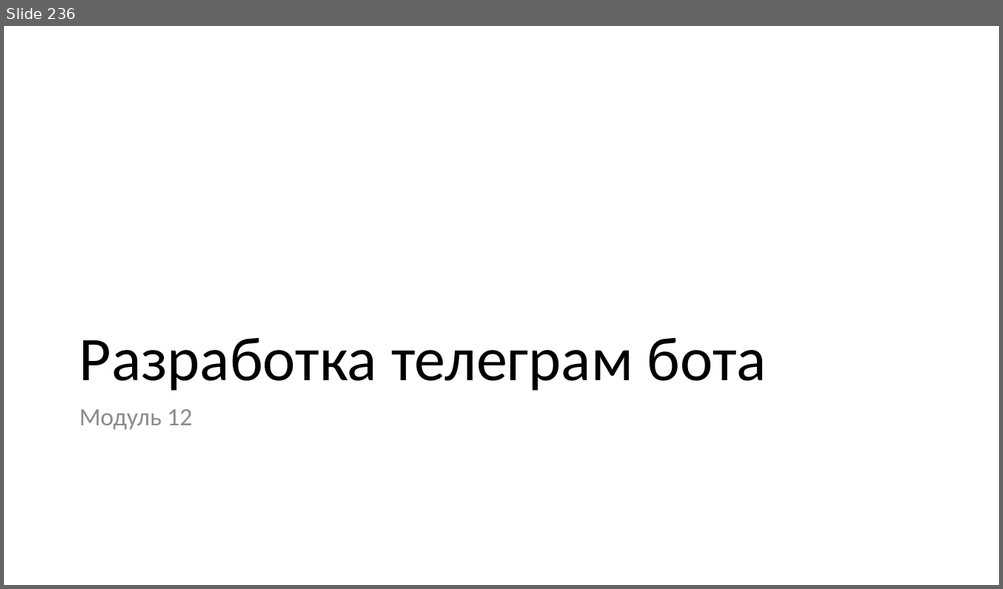
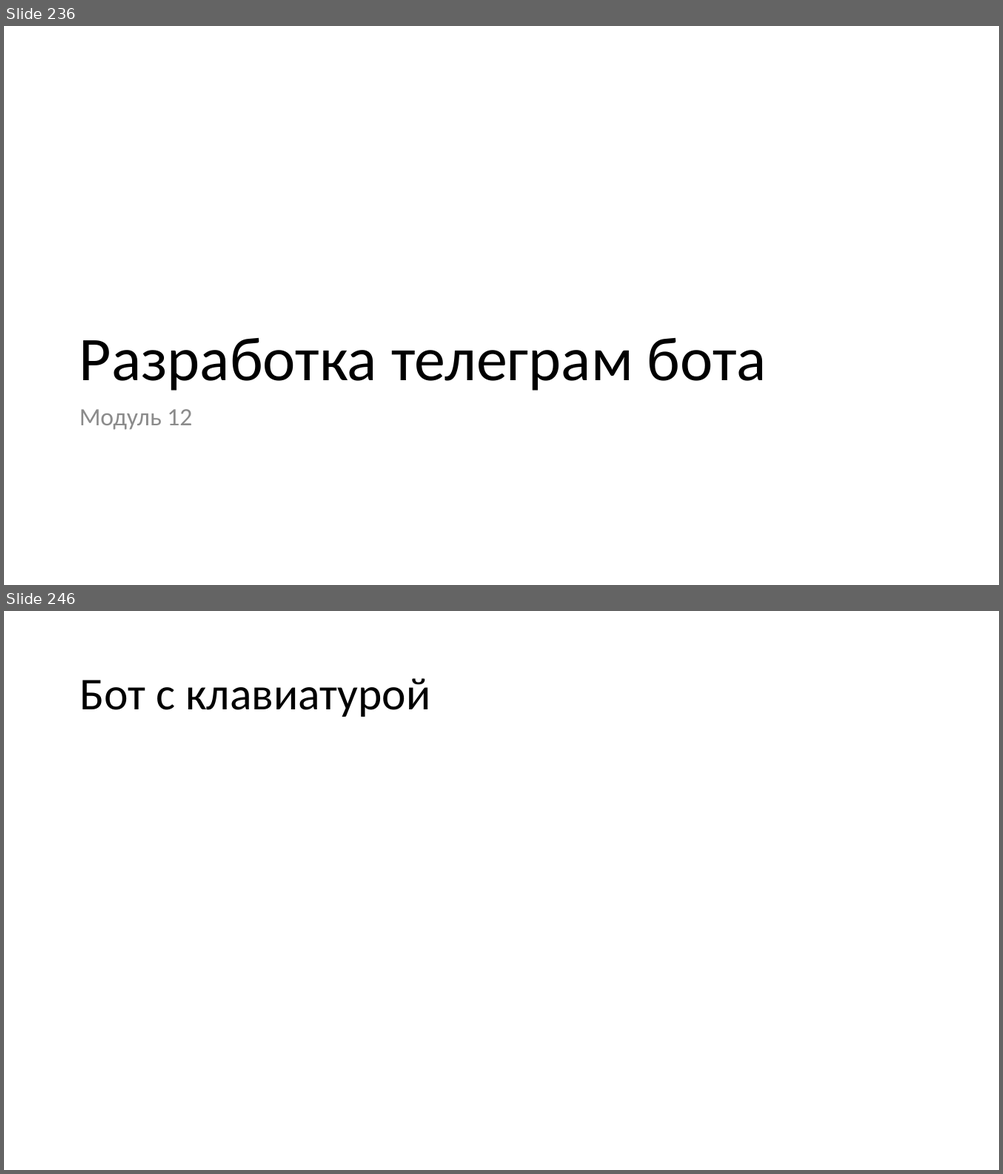
Before and after one commit to paveltsytovich/telegram-course, a slide deck: Presentation/Разработка ботов для телеграмм на Python.pptx. Shown one above the other, each under a label of ours: slide 236 before the commit, slides 236 and 246 after it; the slides between them are not shown. The pictures are 1003x589 and 1003x1174 pixels, drawn with LibreOffice and Linux fonts; fonts in the diff are those of the drawing. Boxes give left, top, right and bottom in pixels: in the first picture for what was removed or moved away, otherwise in the second. Text is boxed around its words. In the diff, an @@ line names an element or a change of style, - is before the commit and + after.

```diff
--- a/Presentation/Разработка ботов для телеграмм на Python.pptx
+++ b/Presentation/Разработка ботов для телеграмм на Python.pptx
@@ slide 246 added at (4, 611, 999, 1170), background #FFFFFF @@
@@ title added at (79, 678, 430, 717), 44 pt, text #000000 @@
+Бот с клавиатурой
```
Also in this commit, not shown: 1 slide changed, 8 other slides added.
